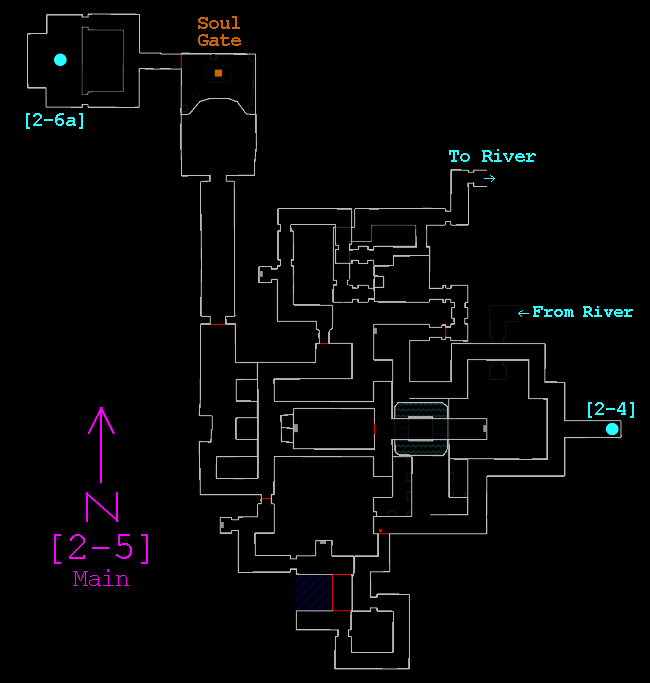
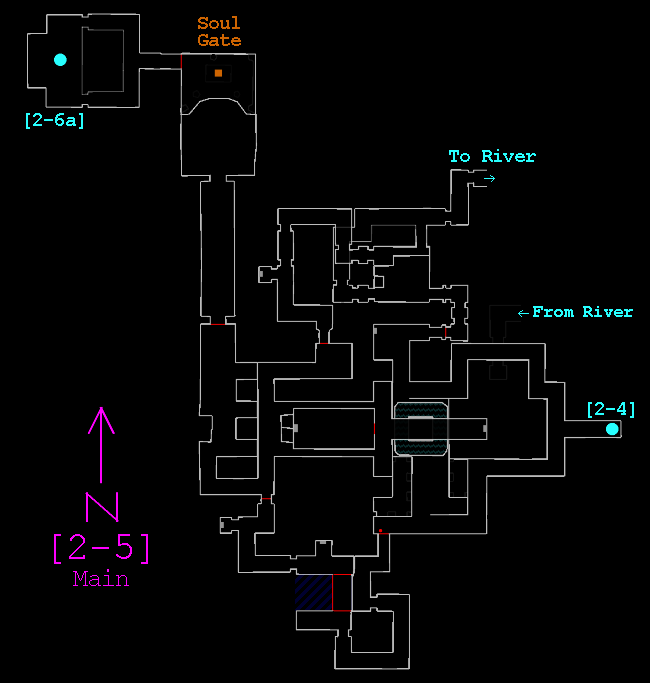
The second 650 x 683 image is a revision of the first. Changes to its layers:
painted on "main" over [373, 289, 375, 298]